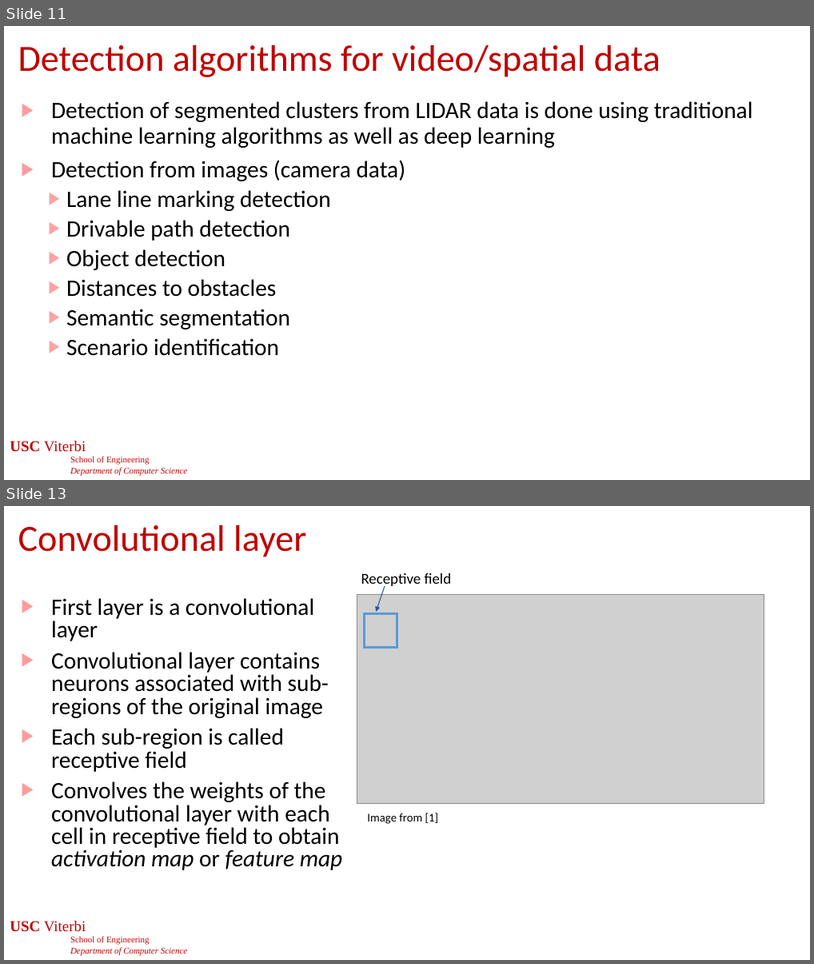
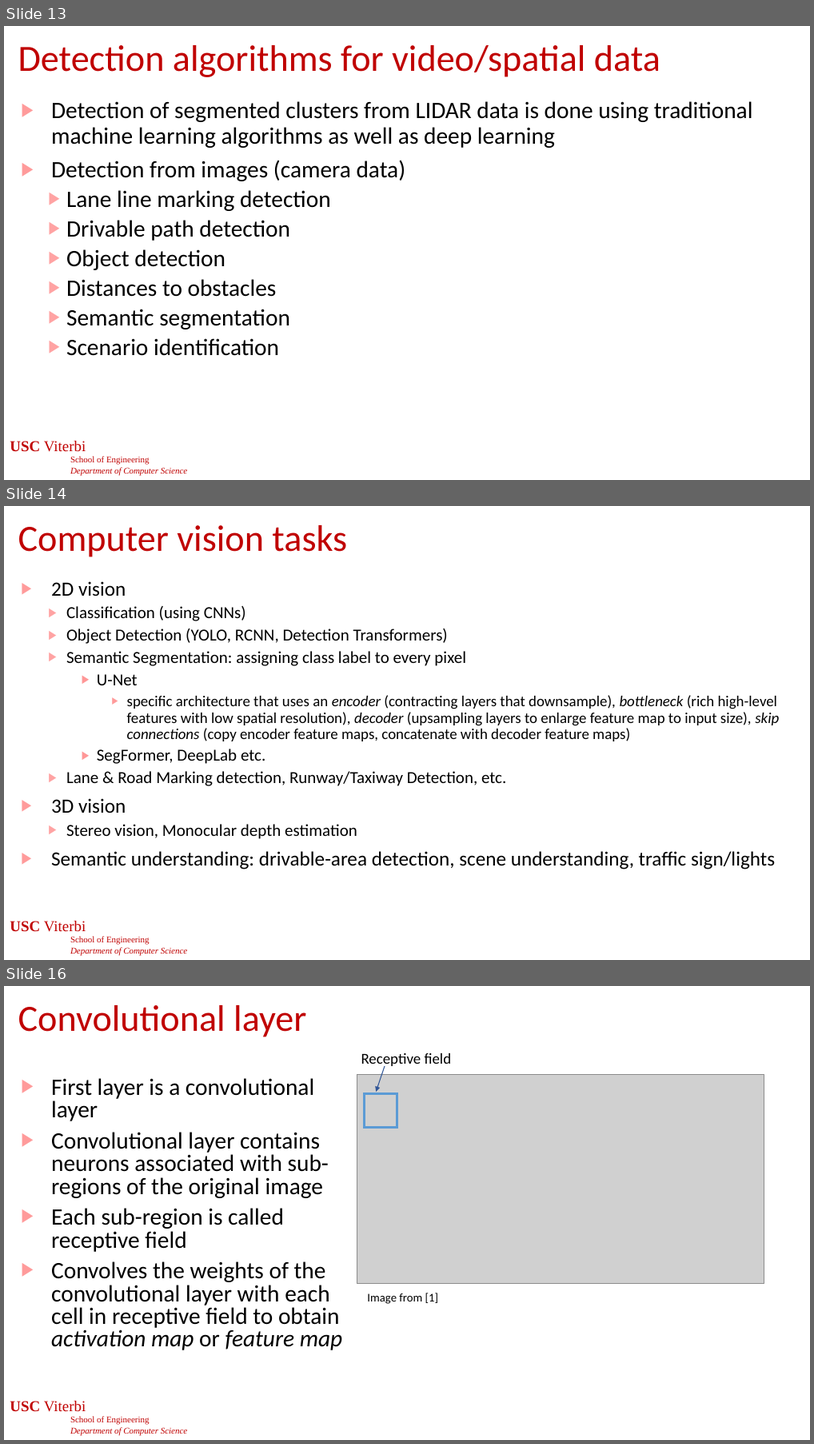
Before and after one commit to jdeshmukh/jdeshmukh.github.io, a slide deck: teaching/cs513-autocps-fall-2025/slides/Perception.pptx. Shown one above the other, each under a label of ours: slides 11 and 13 before the commit, slides 13, 14 and 16 after it; the slides between them are not shown. The pictures are 814x964 and 814x1444 pixels, drawn with LibreOffice and Linux fonts; fonts in the diff are those of the drawing; grey boxes stand for pictures; background and template pictures are left out. Boxes give left, top, right and bottom in pixels: in the first picture for what was removed or moved away, otherwise in the second. Text is boxed around its words. In the diff, an @@ line names an element or a change of style, - is before the commit and + after.

```diff
--- a/teaching/cs513-autocps-fall-2025/slides/Perception.pptx
+++ b/teaching/cs513-autocps-fall-2025/slides/Perception.pptx
@@ slide 14 added at bbox=[4, 506, 810, 960], background #FFFFFF; not listed: 1 template element that a slide beside it also shows @@
@@ title added at bbox=[18, 525, 347, 557], 44 pt, text #C00000 @@
+Computer vision tasks
@@ text added at bbox=[51, 581, 779, 869], 18 pt, text #000000 @@
+▶ 2D vision
+  ▶ Classification (using CNNs)
+  ▶ Object Detection (YOLO, RCNN, Detection Transformers)
+  ▶ Semantic Segmentation: assigning class label to every pixel
+    ▶ U-Net
+      ▶ specific architecture that uses an encoder (contracting layers that downsample), bottleneck (rich high-level features with low spatial resolution), decoder (upsampling layers to enlarge feature map to input size), skip connections (copy encoder feature maps, concatenate with decoder feature maps)
+    ▶ SegFormer, DeepLab etc.
+  ▶ Lane & Road Marking detection, Runway/Taxiway Detection, etc.
+▶ 3D vision
+  ▶ Stereo vision, Monocular depth estimation
+▶ Semantic understanding: drivable-area detection, scene understanding, traffic sign/lights
@@ page number added at bbox=[317, 924, 498, 948], 24 pt, text #FFFFFF @@
+14
@@ what was slide 11 is now slide 13 @@
@@ what was slide 13 is now slide 16 @@
```
Also in this commit, not shown: 3 slides changed, 4 other slides added, 1 other file.
